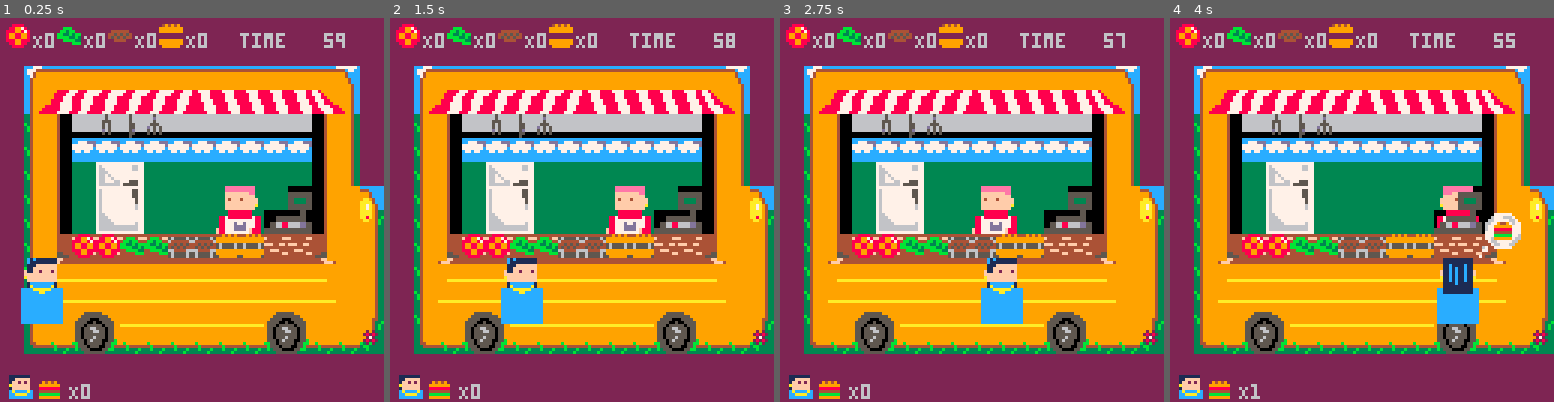
Above: before the commit, frames 1-4 (left to right).
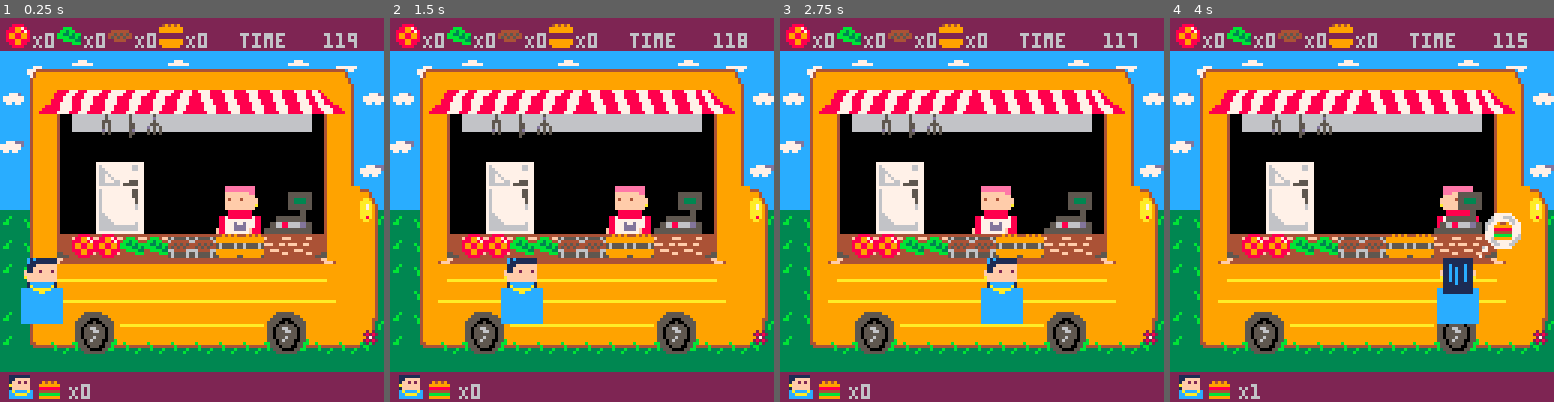
Above: after the commit, the same moments.

Repository: Agrumee/projet-collectif---pico-8-pico-resto
Game: PICO-8 cartridge PicoRestoV1.p8
Same seed, same stepped clock (60 frames per second), same inputs: the game is played once before the commit and once after it.
Inputs:
- Up to frame 1 (0.25 s): no input
- Up to frame 2 (1.5 s): no input
- Up to frame 3 (2.75 s): hold Left 1.97-2.37 s; hold Down from 2.42 s (still down)
- Up to frame 4 (4 s): release Down at 2.82 s; hold Right 2.87-3.53 s; hold Up from 3.58 s (still down)

The runs differ from the first frame. In frame 1, 27% of the frame differs, in the area x 0-100%, y 3-93%; in frame 2, 27%; in frame 3, 27%; in frame 4, 28%.

Commit message:
Ajout du timer, modif du décor

Diff:
--- a/PicoRestoV1.p8
+++ b/PicoRestoV1.p8
@@ -30,6 +30,7 @@
     draw_burger()
    	draw_assemblage()
    	draw_order()
+   	draw_gameover()
 end
 -->8
 --gameplay chef
@@ -199,12 +200,15 @@
 -->8
 --timer et argent
 
-timer = 60
+timer = 120
 counter = 0
 
 function timer_count()
 	counter = 1/30 --30 car 30fps
 	timer -= counter
+	if (flr(timer) == 0) then
+	timer = counter
+	end
 end
 
 function draw_timer()
@@ -212,6 +216,12 @@
  print("time   " .. timer_formate,80,5)
 end
 
+function draw_gameover()
+	if flr(timer) == 0 then
+	cls()
+ print("times up",50,40)
+ end
+end
 
 -->8
 --gameplay client
@@ -396,36 +406,36 @@
 aaaaa99aa770007a8889988800bbbb33004444009999999944444440000000006969696600898980008aaa80000000000cccccccccccccc00cccccccccccccc0
 0aa999a00a7777a00889988000000bbb0000000099999999bbbbbbb00000000009999a0000898890008aaa800000000000000000000000000000000000000000
 00aaaa0000aaaa000088880000000000000000000999999099999990000000000a999a000088888000aaaaa00000000000000000000000000000000000000000
-111111100bbbbbb0055555500eeeeee0900000093000000302222220625252500000000000000000000000000000000000000000000000000000000000000000
-11fffff00b444440555555550efffff088888888bbbbbbbb02444440665d5d500000000000000000000000000000000000000000000000000000000000000000
-1ff2f2f00400000006f0f0f0fff4f4f0088988900bbabba0444040406dd0d0d00000000000000000000000000000000000000000000000000000000000000000
-affffff0a4004000affffff0affffff0088888800bbbbbb0a44444400dddddd00000000000000000000000000000000000000000000000000000000000000000
-1ffffff0044444400ffffff00ffffff0088888800bbbbbb0044444400dddddd00000000000000000000000000000000000000000000000000000000000000000
-caccccaceeeeeeee117777118788887887888878b7bbbb7b37333373575555750000000000000000000000000000000000000000000000000000000000000000
-ccaaaacceeeeeeee111111118777777887777778b777777b37777773577777750000000000000000000000000000000000000000000000000000000000000000
-cccccccceeeeeeee11111111877dd778877cc778b77ee77b37788773577887750000000000000000000000000000000000000000000000000000000000000000
+111111100bbbbbb0055555500eeeeee0900000093000000302222220625252500a0a0a0aa0a0a0a0000000000000000000000000000000000000000000000000
+11fffff00b444440555555550efffff088888888bbbbbbbb02444440665d5d50a00000000000000a000000000000000000000000000000000000000000000000
+1ff2f2f00400000006f0f0f0fff4f4f0088988900bbabba0444040406dd0d0d00094490aa0944900000000000000000000000000000000000000000000000000
+affffff0a4004000affffff0affffff0088888800bbbbbb0a44444400dddddd0a99999900999999a000000000000000000000000000000000000000000000000
+1ffffff0044444400ffffff00ffffff0088888800bbbbbb0044444400dddddd00888888aa8888880000000000000000000000000000000000000000000000000
+caccccaceeeeeeee117777118788887887888878b7bbbb7b3733337357555575a44444400444444a000000000000000000000000000000000000000000000000
+ccaaaacceeeeeeee111111118777777887777778b777777b37777773577777750bbbbbbaabbbbbb0000000000000000000000000000000000000000000000000
+cccccccceeeeeeee11111111877dd778877cc778b77ee77b3778877357788775a99999900999999a000000000000000000000000000000000000000000000000
 __gff__
 0000000001000000000000000000000000000000010000000000000000000000000000000000000000000000000000000000000000000000000000000000000001000000010101010100010101010101010100010001010101000000010100000000000002000001000101010002000000000000000001010000010100000000
 0000000000000000000000000000000000000000000000000000000000000000000000000000000000000000000000000000000000000000000000000000000000000000000000000000000000000000000000000000000000000000000000000000000000000000000000000000000000000000000000000000000000000000
 __map__
 5f5f5f5f5f5f5f5f5f5f5f5f5f5f5f5f5f5f5f5f5f5f5f5f5f5f5f5f5f5f5f5f5f5f5f5f5f5f5f5f5f5f5f5f5f5f5f5f5f5f5f5f5f5f0000000000000000000000000000000000000000000000000000000000000000000000000000000000000000000000000000000000000000000000000000000000000000000000000000
-5f5f5f5f5f5f5f5f5f5f5f5f5f5f5f5f5f5f5f5f5f5f5f5f5f5f5f5f5f5f5f5f5f5f5f5f5f5f5f5f5f5f5f5f5f5f5f5f5f5f5f5f5f5f0000000000000000000000000000000000000000000000000000000000000000000000000000000000000000000000000000000000000000000000000000000000000000000000000000
-5f414545454545454545454545456e5f5f5f5f5f5f5f5f5f5f5f5f5f5f5f5f5f5f5f5f5f5f5f5f5f5f5f5f5f5f5f5f5f5f5f5f5f5f5f0000000000000000000000000000000000000000000000000000000000000000000000000000000000000000000000000000000000000000000000000000000000000000000000000000
-5f524c4d4d4d4d4d4e4e4e4e4e50515f5f5f5f5f5f5f5f5f5f5f5f5f5f5f5f5f5f5f5f5f5f5f5f5f5f5f5f5f5f5f5f5f5f5f5f5f5f5f0000000000000000000000000000000000000000000000000000000000000000000000000000000000000000000000000000000000000000000000000000000000000000000000000000
-5f40576373757463636363636358445f5f5f5f5f5f5f5f5f5f5f5f5f5f5f5f5f5f5f5f5f5f5f5f5f5f5f5f5f5f5f5f5f5f5f5f5f5f5f0000000000000000000000000000000000000000000000000000000000000000000000000000000000000000000000000000000000000000000000000000000000000000000000000000
-5f40577878787878787878787858445f5f5f5f5f5f5f5f5f5f5f5f5f5f5f5f5f5f5f5f5f5f5f5f5f5f5f5f5f5f5f5f5f5f5f5f5f5f5f0000000000000000000000000000000000000000000000000000000000000000000000000000000000000000000000000000000000000000000000000000000000000000000000000000
-5f40575902015959595959595958445f5f5f5f5f5f5f5f5f5f5f5f5f5f5f5f5f5f5f5f5f5f5f5f5f5f5f5f5f5f5f5f5f5f5f5f5f5f5f0000000000000000000000000000000000000000000000000000000000000000000000000000000000000000000000000000000000000000000000000000000000000000000000000000
-5f4057595959595959595959675854465f5f5f5f5f5f5f5f5f5f5f5f5f5f5f5f5f5f5f5f5f5f5f5f5f5f5f5f5f5f5f5f5f5f5f5f5f5f0000000000000000000000000000000000000000000000000000000000000000000000000000000000000000000000000000000000000000000000000000000000000000000000000000
-5f40575959595959595959767758545e5f5f5f5f5f5f5f5f5f5f5f5f5f5f5f5f5f5f5f5f5f5f5f5f5f5f5f5f5f5f5f5f5f5f5f5f5f5f0000000000000000000000000000000000000000000000000000000000000000000000000000000000000000000000000000000000000000000000000000000000000000000000000000
-5f405c696969697979797969695d54445f5f5f5f5f5f5f5f5f5f5f5f5f5f5f5f5f5f5f5f5f5f5f5f5f5f5f5f5f5f5f5f5f5f5f5f5f5f0000000000000000000000000000000000000000000000000000000000000000000000000000000000000000000000000000000000000000000000000000000000000000000000000000
-5f4053555555555555555564555654445f5f5f5f5f5f5f5f5f5f5f5f5f5f5f5f5f5f5f5f5f5f5f5f5f5f5f5f5f5f5f5f5f5f5f5f5f5f0000000000000000000000000000000000000000000000000000000000000000000000000000000000000000000000000000000000000000000000000000000000000000000000000000
-5f406c6c6c6c6c6c6c6c6c6c6c6c54445f5f5f5f5f5f5f5f5f5f5f5f5f5f5f5f5f5f5f5f5f5f5f5f5f5f5f5f5f5f5f5f5f5f5f5f5f5f0000000000000000000000000000000000000000000000000000000000000000000000000000000000000000000000000000000000000000000000000000000000000000000000000000
-5f40544a4b6c6c6c6c6c6c4a4b5454475f5f5f5f5f5f5f5f5f5f5f5f5f5f5f5f5f5f5f5f5f5f5f5f5f5f5f5f5f5f5f5f5f5f5f5f5f5f0000000000000000000000000000000000000000000000000000000000000000000000000000000000000000000000000000000000000000000000000000000000000000000000000000
-5f42435a5b4343434343435a5b4343495f5f5f5f5f5f5f5f5f5f5f5f5f5f5f5f5f5f5f5f5f5f5f5f5f5f5f5f5f5f5f5f5f5f5f5f5f5f0000000000000000000000000000000000000000000000000000000000000000000000000000000000000000000000000000000000000000000000000000000000000000000000000000
+7f7f7f617f7f7f617f7f7f7f617f7f7f7f5f5f5f5f5f5f5f5f5f5f5f5f5f5f5f5f5f5f5f5f5f5f5f5f5f5f5f5f5f5f5f5f5f5f5f5f5f0000000000000000000000000000000000000000000000000000000000000000000000000000000000000000000000000000000000000000000000000000000000000000000000000000
+60414545454545454545454545456e60605f5f5f5f5f5f5f5f5f5f5f5f5f5f5f5f5f5f5f5f5f5f5f5f5f5f5f5f5f5f5f5f5f5f5f5f5f0000000000000000000000000000000000000000000000000000000000000000000000000000000000000000000000000000000000000000000000000000000000000000000000000000
+70524c4d4d4d4d4d4e4e4e4e4e505170605f5f5f5f5f5f5f5f5f5f5f5f5f5f5f5f5f5f5f5f5f5f5f5f5f5f5f5f5f5f5f5f5f5f5f5f5f0000000000000000000000000000000000000000000000000000000000000000000000000000000000000000000000000000000000000000000000000000000000000000000000000000
+60685763737574636363636363587160605f5f5f5f5f5f5f5f5f5f5f5f5f5f5f5f5f5f5f5f5f5f5f5f5f5f5f5f5f5f5f5f5f5f5f5f5f0000000000000000000000000000000000000000000000000000000000000000000000000000000000000000000000000000000000000000000000000000000000000000000000000000
+7868577c7c7c7c7c7c7c7c7c7c587160605f5f5f5f5f5f5f5f5f5f5f5f5f5f5f5f5f5f5f5f5f5f5f5f5f5f5f5f5f5f5f5f5f5f5f5f5f0000000000000000000000000000000000000000000000000000000000000000000000000000000000000000000000000000000000000000000000000000000000000000000000000000
+6068577c02017c7c7c7c7c7c7c587178605f5f5f5f5f5f5f5f5f5f5f5f5f5f5f5f5f5f5f5f5f5f5f5f5f5f5f5f5f5f5f5f5f5f5f5f5f0000000000000000000000000000000000000000000000000000000000000000000000000000000000000000000000000000000000000000000000000000000000000000000000000000
+6068577c7c7c7c7c7c7c7c7c67585446605f5f5f5f5f5f5f5f5f5f5f5f5f5f5f5f5f5f5f5f5f5f5f5f5f5f5f5f5f5f5f5f5f5f5f5f5f0000000000000000000000000000000000000000000000000000000000000000000000000000000000000000000000000000000000000000000000000000000000000000000000000000
+6f40577c7c7c7c7c7c7c7c767758545e595f5f5f5f5f5f5f5f5f5f5f5f5f5f5f5f5f5f5f5f5f5f5f5f5f5f5f5f5f5f5f5f5f5f5f5f5f0000000000000000000000000000000000000000000000000000000000000000000000000000000000000000000000000000000000000000000000000000000000000000000000000000
+6f405c696969697979797969695d54446f5f5f5f5f5f5f5f5f5f5f5f5f5f5f5f5f5f5f5f5f5f5f5f5f5f5f5f5f5f5f5f5f5f5f5f5f5f0000000000000000000000000000000000000000000000000000000000000000000000000000000000000000000000000000000000000000000000000000000000000000000000000000
+6f4053555555555555555564555654446f5f5f5f5f5f5f5f5f5f5f5f5f5f5f5f5f5f5f5f5f5f5f5f5f5f5f5f5f5f5f5f5f5f5f5f5f5f0000000000000000000000000000000000000000000000000000000000000000000000000000000000000000000000000000000000000000000000000000000000000000000000000000
+59406c6c6c6c6c6c6c6c6c6c6c6c5444595f5f5f5f5f5f5f5f5f5f5f5f5f5f5f5f5f5f5f5f5f5f5f5f5f5f5f5f5f5f5f5f5f5f5f5f5f0000000000000000000000000000000000000000000000000000000000000000000000000000000000000000000000000000000000000000000000000000000000000000000000000000
+6f40544a4b6c6c6c6c6c6c4a4b5454476f5f5f5f5f5f5f5f5f5f5f5f5f5f5f5f5f5f5f5f5f5f5f5f5f5f5f5f5f5f5f5f5f5f5f5f5f5f0000000000000000000000000000000000000000000000000000000000000000000000000000000000000000000000000000000000000000000000000000000000000000000000000000
+6f42435a5b4343434343435a5b434349595f5f5f5f5f5f5f5f5f5f5f5f5f5f5f5f5f5f5f5f5f5f5f5f5f5f5f5f5f5f5f5f5f5f5f5f5f0000000000000000000000000000000000000000000000000000000000000000000000000000000000000000000000000000000000000000000000000000000000000000000000000000
+7e7e7e7e7e7e7e7e7e7e7e7e7e7e7e7e7e5f5f5f5f5f5f5f5f5f5f5f5f5f5f5f5f5f5f5f5f5f5f5f5f5f5f5f5f5f5f5f5f5f5f5f5f5f0000000000000000000000000000000000000000000000000000000000000000000000000000000000000000000000000000000000000000000000000000000000000000000000000000
 5f5f5f5f5f5f5f5f5f5f5f5f5f5f5f5f5f5f5f5f5f5f5f5f5f5f5f5f5f5f5f5f5f5f5f5f5f5f5f5f5f5f5f5f5f5f5f5f5f5f5f5f5f5f0000000000000000000000000000000000000000000000000000000000000000000000000000000000000000000000000000000000000000000000000000000000000000000000000000
 5f5f5f5f5f5f5f5f5f5f5f5f5f5f5f5f5f5f5f5f5f5f5f5f5f5f5f5f5f5f5f5f5f5f5f5f5f5f5f5f5f5f5f5f5f5f5f5f5f5f5f5f5f5f0000000000000000000000000000000000000000000000000000000000000000000000000000000000000000000000000000000000000000000000000000000000000000000000000000
 6e5f5f5f5f5f5f5f5f5f5f5f5f5f5f5f5f5f5f5f5f5f5f5f5f5f5f5f5f5f5f5f5f5f5f5f5f5f5f5f5f5f5f5f5f5f5f5f5f5f5f5f5f5f0000000000000000000000000000000000000000000000000000000000000000000000000000000000000000000000000000000000000000000000000000000000000000000000000000
-6e5f5f5f5f5f5f5f5f5f5f5f5f5f5f5f5f5f5f5f5f5f5f5f5f5f5f5f5f5f5f5f5f5f5f5f5f5f5f5f5f5f5f5f5f5f5f5f5f5f5f5f5f5f0000000000000000000000000000000000000000000000000000000000000000000000000000000000000000000000000000000000000000000000000000000000000000000000000000
 565f5f5f5f5f5f5f5f5f5f5f5f5f5f5f5f5f5f5f5f5f5f5f5f5f5f5f5f5f5f5f5f5f5f5f5f5f5f5f5f5f5f5f5f5f5f5f5f5f5f5f5f5f0000000000000000000000000000000000000000000000000000000000000000000000000000000000000000000000000000000000000000000000000000000000000000000000000000
 565f5f5f5f5f5f5f5f5f5f5f5f5f5f5f5f5f5f5f5f5f5f5f5f5f5f5f5f5f5f5f5f5f5f5f5f5f5f5f5f5f5f5f5f5f5f5f5f5f5f5f5f5f0000000000000000000000000000000000000000000000000000000000000000000000000000000000000000000000000000000000000000000000000000000000000000000000000000
 565f5f5f5f5f5f5f5f5f5f5f5f5f5f5f5f5f5f5f5f5f5f5f5f5f5f5f5f5f5f5f5f5f5f5f5f5f5f5f5f5f5f5f5f5f5f5f5f5f5f5f5f5f0000000000000000000000000000000000000000000000000000000000000000000000000000000000000000000000000000000000000000000000000000000000000000000000000000
